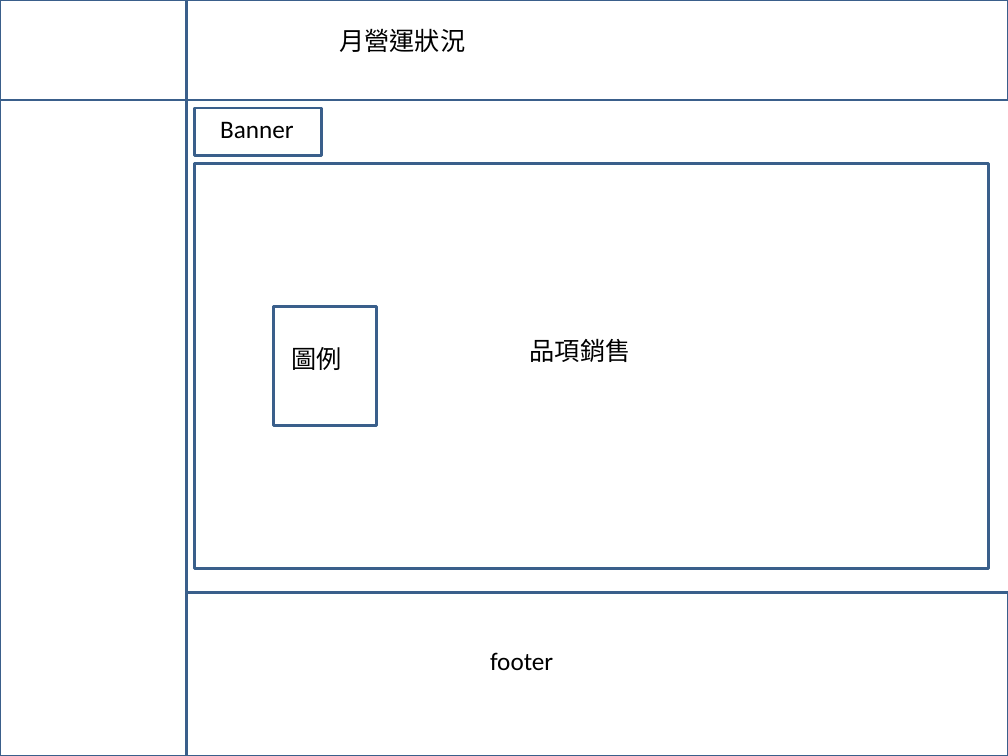
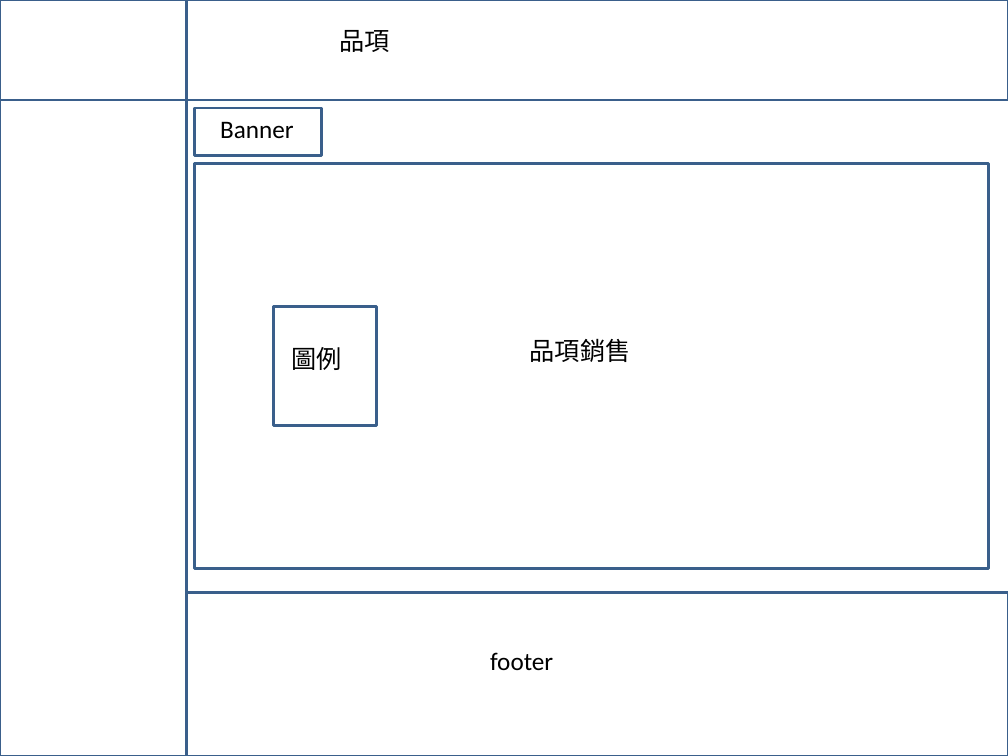
Before and after one commit to shadowkai0121/ShopManage, a slide deck: slide 4 of demo.pptx. Drawn at 1008x756 pixels with LibreOffice and Linux fonts; fonts in the diff are those of the drawing. Boxes give left, top, right and bottom in pixels: in the first picture for what was removed or moved away, otherwise in the second. Text is boxed around its words. In the diff, an @@ line names an element or a change of style, - is before the commit and + after.

```diff
--- a/demo.pptx
+++ b/demo.pptx
@@ text at [339,30,389,52]: text changed @@
-月營運狀況
+品項
```
Also in this commit, not shown: 1 other slide changed, 16 other files.
